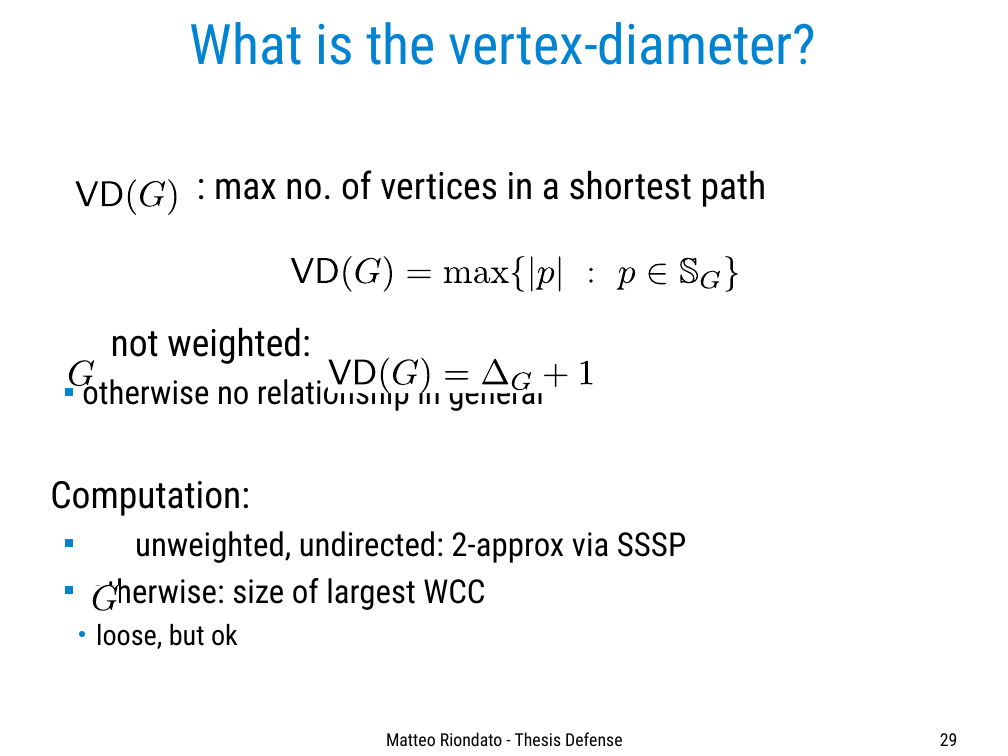
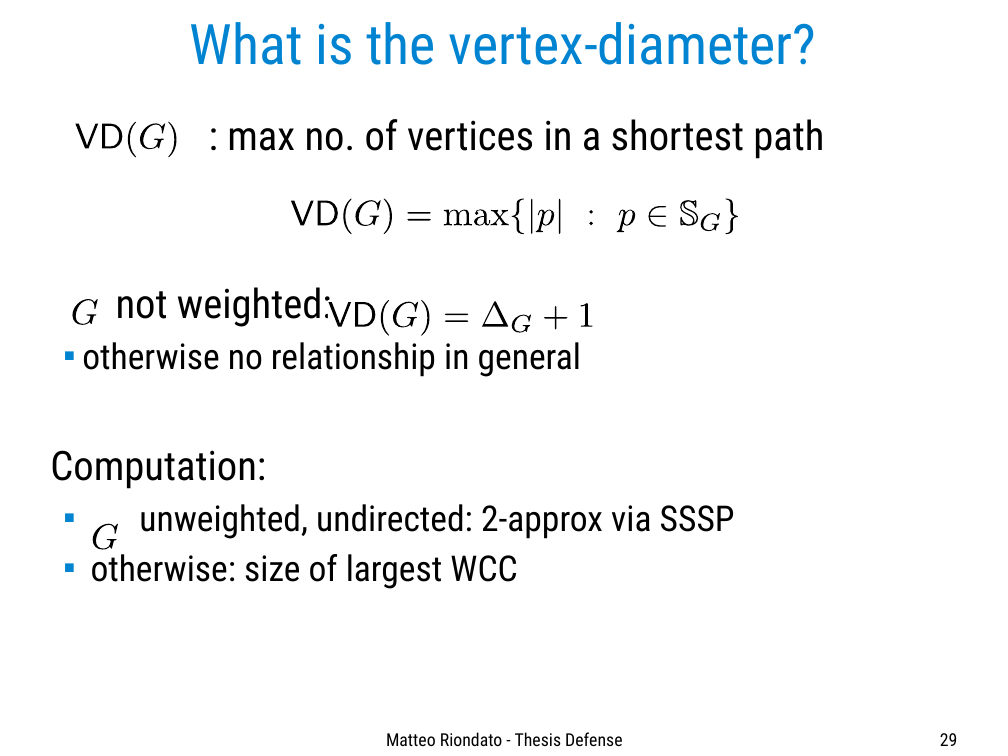
Before and after one commit to ZhizhongIsaacChen/dissertation, a slide deck: slide 29 of defense/Defense-talk.odp. Drawn at 1008x756 pixels with LibreOffice and Linux fonts; fonts in the diff are those of the drawing. Boxes give left, top, right and bottom in pixels: in the first picture for what was removed or moved away, otherwise in the second. Text is boxed around its words. In the diff, an @@ line names an element or a change of style, - is before the commit and + after.

Commit message:
More editing of presentation.

```diff
--- a/defense/Defense-talk.odp
+++ b/defense/Defense-talk.odp
@@ text ": max no. of vertices ..." at bbox=[50, 119, 824, 589]: size 29.6 to 32 pt in ": max no. of vertices in a ...", "not weighted:", "Computation:"; size 25.9 to 28 pt in "otherwise no relationship in general", "unweighted, undirected: 2-approx via SSSP", "otherwise: size of largest WCC" @@
@@ freeform shape: place and size @@
-freeform shape at bbox=[67, 361, 95, 386]
+freeform shape at bbox=[77, 197, 105, 221]
@@ freeform shape: place and size @@
-freeform shape at bbox=[381, 358, 390, 393]
+freeform shape at bbox=[384, 198, 392, 234]
@@ freeform shape: place and size @@
-freeform shape at bbox=[69, 360, 94, 386]
+freeform shape at bbox=[72, 299, 98, 325]
@@ freeform shape: place and size @@
-freeform shape at bbox=[77, 254, 105, 279]
+freeform shape at bbox=[70, 300, 99, 325]
@@ freeform shape: place and size @@
-freeform shape at bbox=[384, 256, 392, 292]
+freeform shape at bbox=[381, 300, 390, 336]
@@ 10 freeform shapes: place and size @@
-10 freeform shapes at bbox=[75, 179, 666, 391]
+10 freeform shapes at bbox=[75, 122, 666, 333]
@@ 26 freeform shapes: place and size @@
-26 freeform shapes at bbox=[76, 181, 738, 611]
+26 freeform shapes at bbox=[76, 123, 738, 550]
@@ text at bbox=[96, 624, 238, 649]: paragraph removed @@
-    ● loose, but ok
```
Also in this commit, not shown: 16 other slides changed, 2 slides removed, 1 other file.
